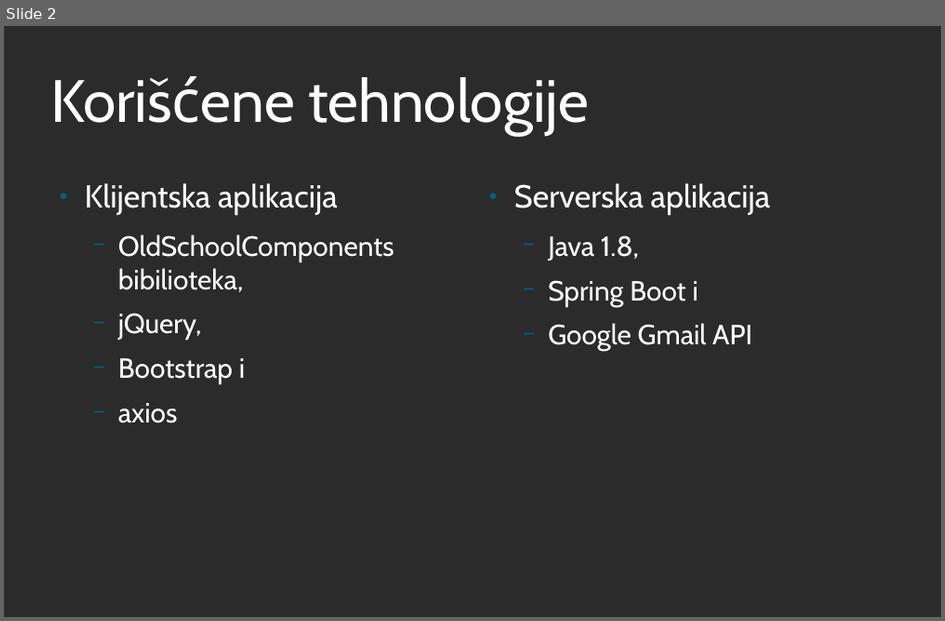
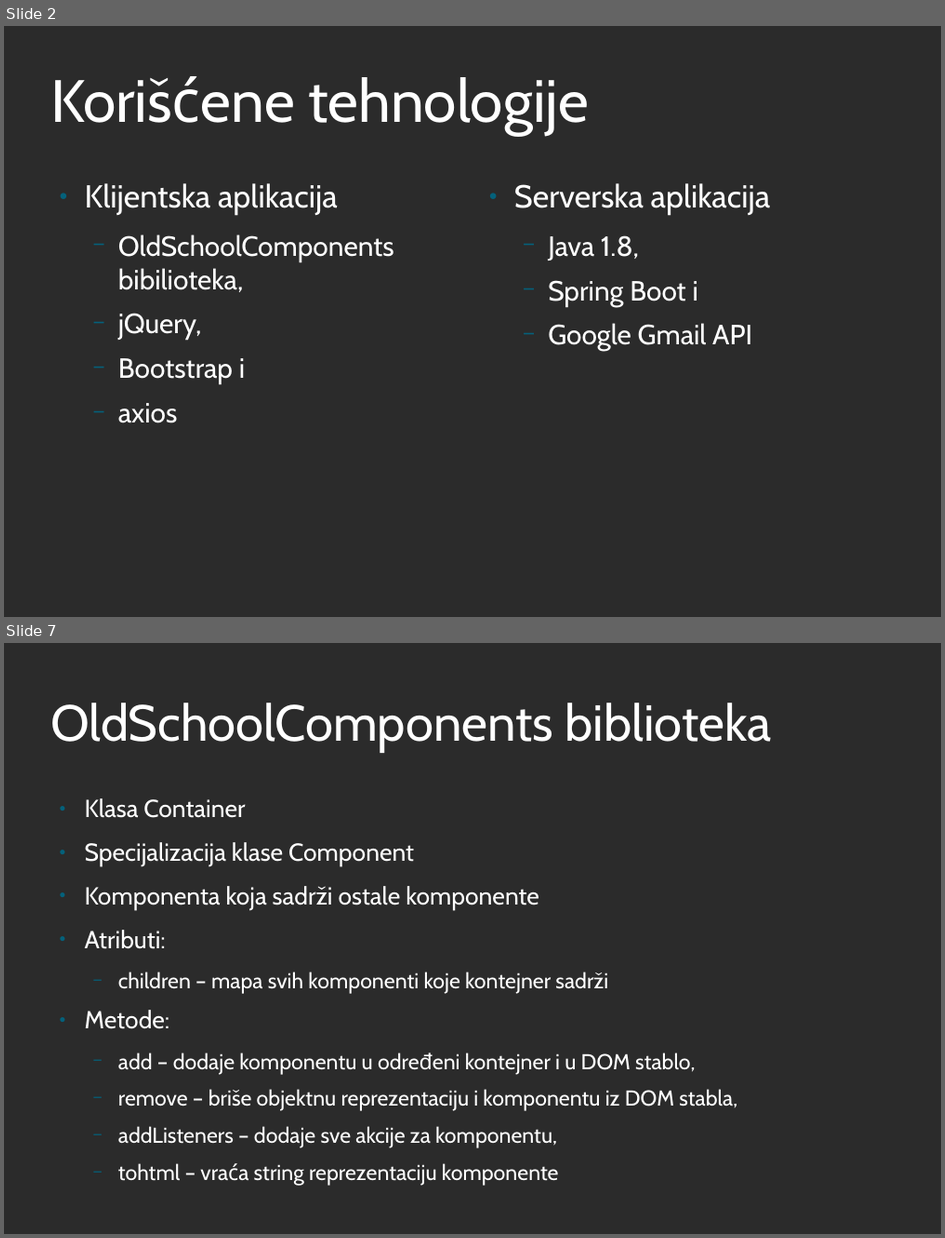
Before and after one commit to iv17/MScThesis, a slide deck: IvanaSavinPresentation.odp. Shown one above the other, each under a label of ours: slide 2 before the commit, slides 2 and 7 after it; the slides between them are not shown. The pictures are 945x621 and 945x1238 pixels, drawn with LibreOffice and Linux fonts; fonts in the diff are those of the drawing; background and template pictures are left out; a plain dark background stands for a picture behind light text. Boxes give left, top, right and bottom in pixels: in the first picture for what was removed or moved away, otherwise in the second. Text is boxed around its words. In the diff, an @@ line names an element or a change of style, - is before the commit and + after.

```diff
--- a/IvanaSavinPresentation.odp
+++ b/IvanaSavinPresentation.odp
@@ slide 7 added at [4,643,941,1234], background picture (left out) @@
@@ title added at [50,703,772,752], 51 pt, text #FFFFFF @@
+OldSchoolComponents biblioteka
@@ text added at [85,798,738,1185], 21.7 pt, text #FFFFFF @@
+● Klasa Container
+● Specijalizacija klase Component
+● Komponenta koja sadrži ostale komponente
+● Atributi:
+  − children – mapa svih komponenti koje kontejner sadrži
+● Metode:
+  − add – dodaje komponentu u određeni kontejner i u DOM stablo,
+  − remove – briše objektnu reprezentaciju i komponentu iz DOM stabla,
+  − addListeners – dodaje sve akcije za komponentu,
+  − tohtml – vraća string reprezentaciju komponente
```
Also in this commit, not shown: 3 slides changed, 2 other slides added, 2 slides removed, 1 other file.
